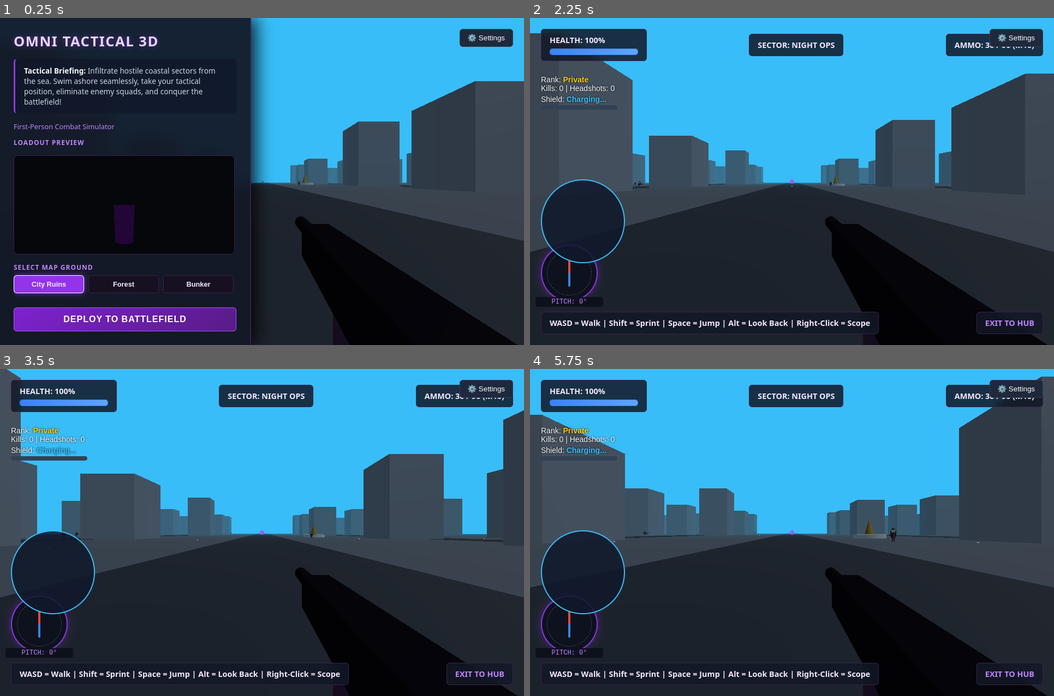
Above: before the commit, frames 1-4 (two rows, left to right).
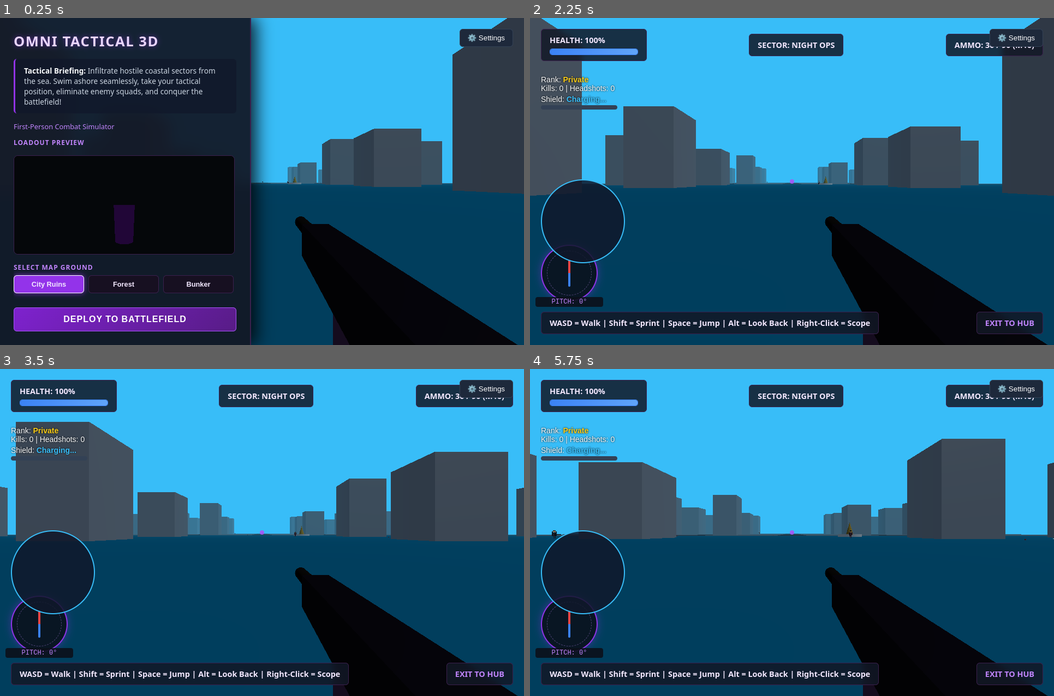
Above: after the commit, the same moments.

Repository: moitui-dev/Neon-Ember---Arcade-Shooter
Game: browser game, page games/battlefield/index.html
Same seed, same stepped clock (60 frames per second), same inputs: the game is played once before the commit and once after it.
Inputs (mouse positions are in pixels of both pictures, inside the frame that each line leads up to):
- Up to frame 1 (0.25 s): no input
- Up to frame 2 (2.25 s): click (792, 181) at 0.27 s; hold D 1.03-1.53 s; click (792, 214) at 1.07 s; tap Space at 1.1, 1.6, 2.1 s; hold S 1.58-1.85 s; click (687, 148) at 1.67 s; hold A from 1.9 s (still down); click "DEPLOY TO BATTLEFIELD" at 2.02 s
- Up to frame 3 (3.5 s): click (366, 483) at 2.27 s; release A at 2.47 s; hold W 2.52-2.82 s; tap Space at 2.6, 3.1 s; click (340, 597) at 2.87 s; hold D from 2.87 s (still down); click (131, 614) at 3.47 s
- Up to frame 4 (5.75 s): release D at 3.53 s; hold W 3.58-3.82 s; tap Space every 0.5 s from 3.6 to 5.6 s; hold A 3.87-4.3 s; click (792, 467) at 4.07 s; hold S 4.35-4.68 s; click (949, 548) at 4.67 s; hold D 4.73-5.23 s; click (634, 532) at 5.27 s; hold S 5.28-5.55 s; hold A from 5.6 s (still down)

The runs differ from the first frame. In frame 1, 22% of the frame differs, in the area x 47-100%, y 0-100%; in frame 2, 41%; in frame 3, 43%; in frame 4, 43%, in the area x 0-100%, y 2-100%.

Commit message:
fix: correct ocean level positioning and restore full click interactivity to lobby menu buttons and settings

Diff:
--- a/games/battlefield/main.js
+++ b/games/battlefield/main.js
@@ -108,7 +108,7 @@
     updateLightingAndSky();
 
     camera = new THREE.PerspectiveCamera(75, window.innerWidth / window.innerHeight, 0.1, 1000);
-    camera.position.set(0, 1.6, 120); // Start way out in the sea for cinematic intro
+    camera.position.set(0, 1.6, 150);
 
     renderer = new THREE.WebGLRenderer({ antialias: graphicsQuality === 'high', powerPreference: "high-performance" });
     renderer.setSize(window.innerWidth, window.innerHeight);
@@ -356,12 +356,12 @@
     environmentObjects.forEach(obj => scene.remove(obj));
     environmentObjects.length = 0;
 
-    // Ocean / Sea stretching out from the shore
-    const oceanGeo = new THREE.PlaneGeometry(500, 500);
-    const oceanMat = new THREE.MeshStandardMaterial({ color: 0x0284c7, roughness: 0.1, metalness: 0.8 });
+    // Properly positioned ocean stretching out from z = 30 to z = 400 with wave color
+    const oceanGeo = new THREE.PlaneGeometry(600, 400);
+    const oceanMat = new THREE.MeshStandardMaterial({ color: 0x0284c7, roughness: 0.2, metalness: 0.6 });
     const ocean = new THREE.Mesh(oceanGeo, oceanMat);
     ocean.rotation.x = -Math.PI / 2;
-    ocean.position.set(0, -0.2, 0);
+    ocean.position.set(0, 0.05, 200);
     scene.add(ocean);
     environmentObjects.push(ocean);
 
@@ -371,6 +371,7 @@
         const floor = new THREE.Mesh(floorGeo, floorMat);
         floor.rotation.x = -Math.PI / 2;
         floor.receiveShadow = true;
+        floor.position.set(0, 0, -20);
         scene.add(floor);
         environmentObjects.push(floor);
 
@@ -378,7 +379,7 @@
         for (let pos of [-50, 0, 50]) {
             const road = new THREE.Mesh(new THREE.PlaneGeometry(14, 360), tarmacMat);
             road.rotation.x = -Math.PI / 2;
-            road.position.set(pos, 0.01, 0);
+            road.position.set(pos, 0.02, -20);
             scene.add(road);
             environmentObjects.push(road);
         }
@@ -520,7 +521,7 @@
     overlay.innerHTML = `
         <h1 style="color: #ef4444; font-size: 3rem; font-family: sans-serif; letter-spacing: 2px; margin-bottom: 10px;">MISSION FAILED</h1>
         <p style="color: #cbd5e1; font-size: 1.2rem; margin-bottom: 30px;">You were eliminated in the tactical sector.</p>
-        <button id="redeploy-btn" style="background-color: #9333ea; color: white; border: none; padding: 14px 28px; font-size: 1.1rem; font-weight: bold; border-radius: 8px; cursor: pointer;">DEPLOY AGAIN</button>
+        <button id="redeploy-btn" style="background-color: #9333ea; color: white; border: none; padding: 14px 28px; font-size: 1.1rem; font-weight: bold; border-radius: 8px; cursor: pointer; pointer-events: auto;">DEPLOY AGAIN</button>
     `;
     document.body.appendChild(overlay);
 
@@ -531,8 +532,9 @@
         shieldEnergy = 0;
         isGameOver = false;
         isGameStarted = true;
-        isCinematicIntro = false;
-        camera.position.set(0, 1.6, 10);
+        isCinematicIntro = true;
+        introProgress = 0;
+        camera.position.set(0, 2.0, 150);
         document.getElementById('health-val').innerText = '100';
         document.getElementById('ammo-val').innerText = `${ammoInMag} / ${reserveAmmo} (M16)`;
         overlay.classList.add('hidden');
@@ -543,13 +545,14 @@
 function setupLobbyUI() {
     const deployBtn = document.getElementById('start-deployment-btn');
     if (deployBtn) {
+        deployBtn.style.pointerEvents = 'auto';
         deployBtn.onclick = () => {
             isGameStarted = true;
             isCinematicIntro = true;
             introProgress = 0;
             isGameOver = false;
             health = 100;
-            camera.position.set(0, 2.5, 120); // Start cinematic camera in the sea
+            camera.position.set(0, 2.0, 150); // Start cinematic camera out in the water
 
             document.getElementById('health-val').innerText = '100';
             document.getElementById('lobby-menu').classList.add('hidden');
@@ -560,94 +563,97 @@
             document.getElementById('minimap-container').classList.remove('hidden');
             document.getElementById('combat-hud-stats').classList.remove('hidden');
 
-            // Do not request pointer lock immediately until cinematic intro finishes
             initVoiceChat();
         };
     }
 
     const lobbyMenu = document.getElementById('lobby-menu');
-    if (lobbyMenu && !document.getElementById('story-card')) {
-        const storyCard = document.createElement('div');
-        storyCard.id = 'story-card';
-        storyCard.style.margin = '15px 0';
-        storyCard.style.padding = '12px 16px';
-        storyCard.style.backgroundColor = 'rgba(15, 23, 42, 0.7)';
-        storyCard.style.borderLeft = '3px solid #9333ea';
-        storyCard.style.borderRadius = '6px';
-        storyCard.style.color = '#cbd5e1';
-        storyCard.style.fontSize = '0.85rem';
-        storyCard.style.lineHeight = '1.4';
-        storyCard.innerHTML = `<strong style="color:#f8fafc;">Tactical Briefing:</strong> Infiltrate hostile coastal sectors from the sea. Swim ashore seamlessly, take your tactical position, eliminate enemy squads, and conquer the battlefield!`;
-
-        const titleEl = lobbyMenu.querySelector('h1') || lobbyMenu.children[0];
-        if (titleEl) titleEl.insertAdjacentElement('afterend', storyCard);
-
-        const gearBtn = document.createElement('button');
-        gearBtn.innerHTML = '⚙️ Settings';
-        gearBtn.style.position = 'absolute';
-        gearBtn.style.top = '20px';
-        gearBtn.style.right = '20px';
-        gearBtn.style.background = '#1e293b';
-        gearBtn.style.color = '#fff';
-        gearBtn.style.border = '1px solid #334155';
-        gearBtn.style.padding = '8px 14px';
-        gearBtn.style.borderRadius = '6px';
-        gearBtn.style.cursor = 'pointer';
-        gearBtn.style.zIndex = '1000';
-
-        const settingsModal = document.createElement('div');
-        settingsModal.id = 'settings-modal';
-        settingsModal.className = 'hidden';
-        settingsModal.style.position = 'fixed';
-        settingsModal.style.top = '0';
-        settingsModal.style.left = '0';
-        settingsModal.style.width = '100vw';
-        settingsModal.style.height = '100vh';
-        settingsModal.style.backgroundColor = 'rgba(10, 14, 26, 0.9)';
-        settingsModal.style.display = 'flex';
-        settingsModal.style.flexDirection = 'column';
-        settingsModal.style.justifyContent = 'center';
-        settingsModal.style.alignItems = 'center';
-        settingsModal.style.zIndex = '2000';
-
-        settingsModal.innerHTML = `
-            <div style="background: #1e293b; padding: 30px; border-radius: 12px; border: 1px solid #334155; width: 350px;">
-                <h2 style="color: #f8fafc; margin-bottom: 20px;">Game Settings</h2>
-                <label style="color: #cbd5e1; display: block; margin-bottom: 8px;">Time of Day:</label>
-                <select id="setting-time" style="width: 100%; padding: 8px; margin-bottom: 15px; background: #0f172a; color: #fff; border-radius: 6px;">
-                    <option value="day">Day</option>
-                    <option value="night">Night</option>
-                    <option value="auto">Auto (System Time)</option>
-                </select>
-
-                <label style="color: #cbd5e1; display: block; margin-bottom: 8px;">Combat Sector:</label>
-                <select id="setting-map" style="width: 100%; padding: 8px; margin-bottom: 15px; background: #0f172a; color: #fff; border-radius: 6px;">
-                    <option value="city">City Ruins</option>
-                    <option value="forest">Green Forest & Hills</option>
-                    <option value="desert">Arid Desert</option>
-                </select>
-
-                <label style="color: #cbd5e1; display: block; margin-bottom: 8px;">Graphics Quality:</label>
-                <select id="setting-gfx" style="width: 100%; padding: 8px; margin-bottom: 20px; background: #0f172a; color: #fff; border-radius: 6px;">
-                    <option value="high">High (Shadows & Antialias)</option>
-                    <option value="maxfps">Max FPS (Performance)</option>
-                </select>
-
-                <button id="close-settings" style="width: 100%; background: #9333ea; color: white; border: none; padding: 10px; font-weight: bold; border-radius: 6px; cursor: pointer;">Save & Close</button>
-            </div>
-        `;
-        document.body.appendChild(settingsModal);
-        document.body.appendChild(gearBtn);
-
-        gearBtn.onclick = () => settingsModal.classList.remove('hidden');
-        document.getElementById('close-settings').onclick = () => {
-            timeMode = document.getElementById('setting-time').value;
-            selectedMap = document.getElementById('setting-map').value;
-            graphicsQuality = document.getElementById('setting-gfx').value;
-            settingsModal.classList.add('hidden');
-            updateLightingAndSky();
-            buildEnvironment(selectedMap);
-        };
+    if (lobbyMenu) {
+        lobbyMenu.style.pointerEvents = 'auto';
+        if (!document.getElementById('story-card')) {
+            const storyCard = document.createElement('div');
+            storyCard.id = 'story-card';
+            storyCard.style.margin = '15px 0';
+            storyCard.style.padding = '12px 16px';
+            storyCard.style.backgroundColor = 'rgba(15, 23, 42, 0.7)';
+            storyCard.style.borderLeft = '3px solid #9333ea';
+            storyCard.style.borderRadius = '6px';
+            storyCard.style.color = '#cbd5e1';
+            storyCard.style.fontSize = '0.85rem';
+            storyCard.style.lineHeight = '1.4';
+            storyCard.innerHTML = `<strong style="color:#f8fafc;">Tactical Briefing:</strong> Infiltrate hostile coastal sectors from the sea. Swim ashore seamlessly, take your tactical position, eliminate enemy squads, and conquer the battlefield!`;
+
+            const titleEl = lobbyMenu.querySelector('h1') || lobbyMenu.children[0];
+            if (titleEl) titleEl.insertAdjacentElement('afterend', storyCard);
+
+            const gearBtn = document.createElement('button');
+            gearBtn.innerHTML = '⚙️ Settings';
+            gearBtn.style.position = 'absolute';
+            gearBtn.style.top = '20px';
+            gearBtn.style.right = '20px';
+            gearBtn.style.background = '#1e293b';
+            gearBtn.style.color = '#fff';
+            gearBtn.style.border = '1px solid #334155';
+            gearBtn.style.padding = '8px 14px';
+            gearBtn.style.borderRadius = '6px';
+            gearBtn.style.cursor = 'pointer';
+            gearBtn.style.zIndex = '1000';
+            gearBtn.style.pointerEvents = 'auto';
+
+            const settingsModal = document.createElement('div');
+            settingsModal.id = 'settings-modal';
+            settingsModal.className = 'hidden';
+            settingsModal.style.position = 'fixed';
+            settingsModal.style.top = '0';
+            settingsModal.style.left = '0';
+            settingsModal.style.width = '100vw';
+            settingsModal.style.height = '100vh';
+            settingsModal.style.backgroundColor = 'rgba(10, 14, 26, 0.9)';
+            settingsModal.style.display = 'flex';
+            settingsModal.style.flexDirection = 'column';
+            settingsModal.style.justifyContent = 'center';
+            settingsModal.style.alignItems = 'center';
+            settingsModal.style.zIndex = '2000';
+
+            settingsModal.innerHTML = `
+                <div style="background: #1e293b; padding: 30px; border-radius: 12px; border: 1px solid #334155; width: 350px;">
+                    <h2 style="color: #f8fafc; margin-bottom: 20px;">Game Settings</h2>
+                    <label style="color: #cbd5e1; display: block; margin-bottom: 8px;">Time of Day:</label>
+                    <select id="setting-time" style="width: 100%; padding: 8px; margin-bottom: 15px; background: #0f172a; color: #fff; border-radius: 6px;">
+                        <option value="day">Day</option>
+                        <option value="night">Night</option>
+                        <option value="auto">Auto (System Time)</option>
+                    </select>
+
+                    <label style="color: #cbd5e1; display: block; margin-bottom: 8px;">Combat Sector:</label>
+                    <select id="setting-map" style="width: 100%; padding: 8px; margin-bottom: 15px; background: #0f172a; color: #fff; border-radius: 6px;">
+                        <option value="city">City Ruins</option>
+                        <option value="forest">Green Forest & Hills</option>
+                        <option value="desert">Arid Desert</option>
+                    </select>
+
+                    <label style="color: #cbd5e1; display: block; margin-bottom: 8px;">Graphics Quality:</label>
+                    <select id="setting-gfx" style="width: 100%; padding: 8px; margin-bottom: 20px; background: #0f172a; color: #fff; border-radius: 6px;">
+                        <option value="high">High (Shadows & Antialias)</option>
+                        <option value="maxfps">Max FPS (Performance)</option>
+                    </select>
+
+                    <button id="close-settings" style="width: 100%; background: #9333ea; color: white; border: none; padding: 10px; font-weight: bold; border-radius: 6px; cursor: pointer; pointer-events: auto;">Save & Close</button>
+                </div>
+            `;
+            document.body.appendChild(settingsModal);
+            document.body.appendChild(gearBtn);
+
+            gearBtn.onclick = () => settingsModal.classList.remove('hidden');
+            document.getElementById('close-settings').onclick = () => {
+                timeMode = document.getElementById('setting-time').value;
+                selectedMap = document.getElementById('setting-map').value;
+                graphicsQuality = document.getElementById('setting-gfx').value;
+                settingsModal.classList.add('hidden');
+                updateLightingAndSky();
+                buildEnvironment(selectedMap);
+            };
+        }
     }
 }
 
@@ -800,12 +806,12 @@
     if (isGameStarted && !isGameOver) {
         // CINEMATIC SEA-SWIM INFILTRATION INTRO
         if (isCinematicIntro) {
-            introProgress += delta * 12; // Glide speed towards shore
-            camera.position.z = Math.max(10, 120 - introProgress);
-            // Gentle bobbing wave motion while swimming
-            camera.position.y = 1.6 + Math.sin(introProgress * 0.5) * 0.3;
-
-            if (camera.position.z <= 10) {
+            introProgress += delta * 15; // Swim speed towards shore
+            camera.position.z = Math.max(0, 150 - introProgress);
+            // Gentle wave bobbing motion
+            camera.position.y = 1.6 + Math.sin(introProgress * 0.4) * 0.25;
+
+            if (camera.position.z <= 0) {
                 isCinematicIntro = false;
                 document.body.requestPointerLock();
             }
